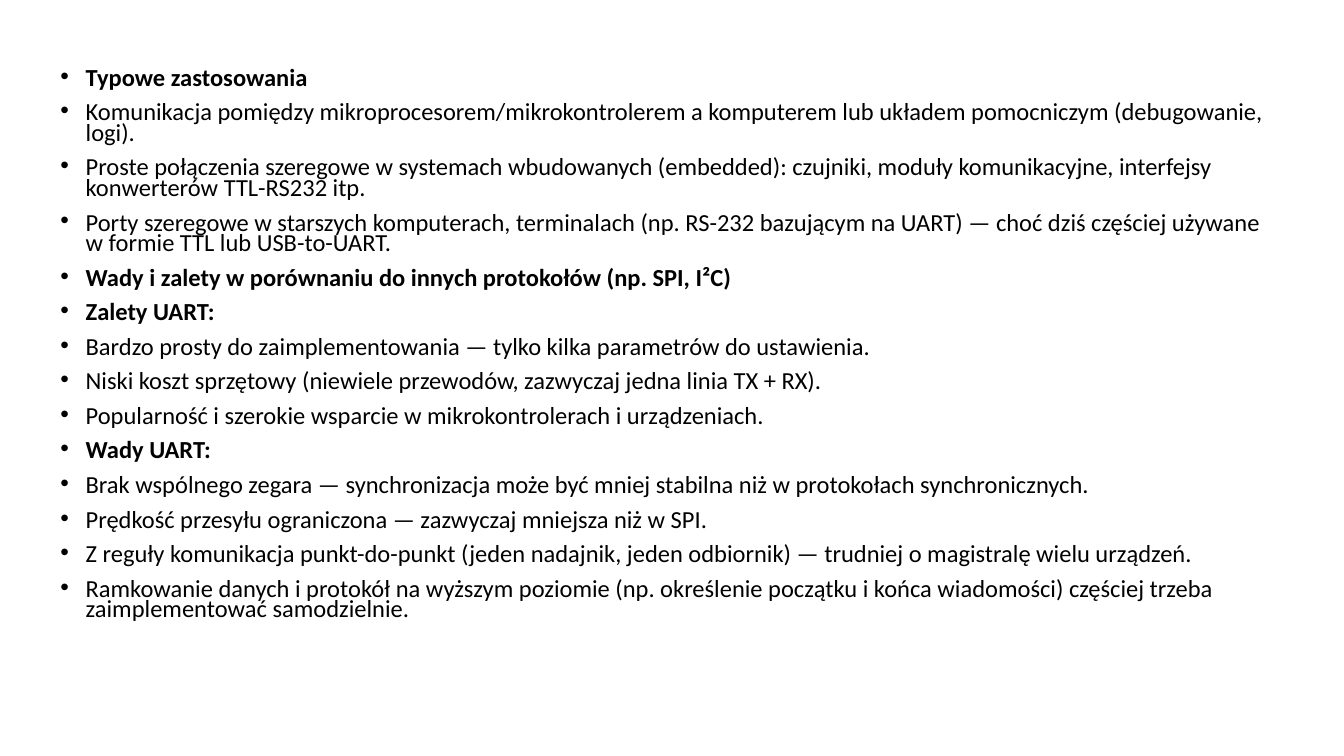
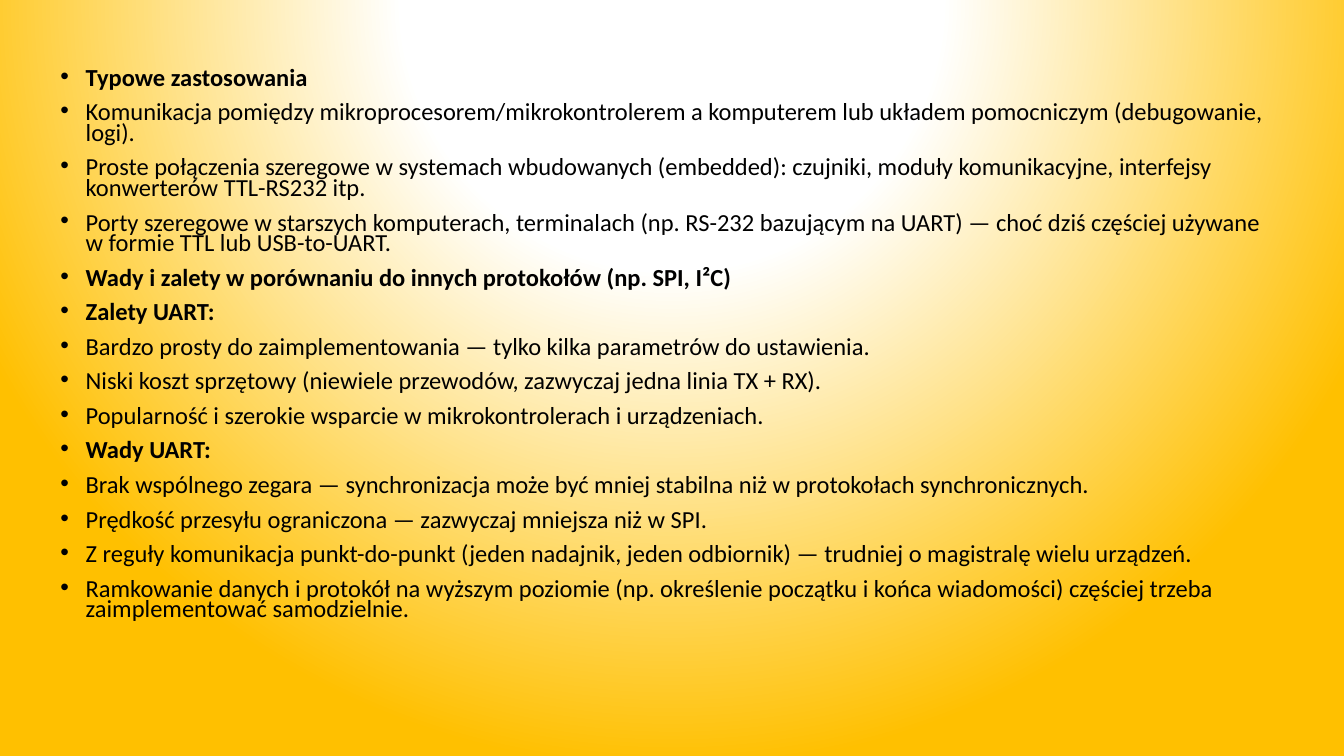
Before and after one commit to engineerwka-creator/Documents, a slide deck: slide 26 of R&D_Automotive/AUTOMOTIVE.pptx (slide 22 before the commit). Drawn at 1344x756 pixels with LibreOffice and Linux fonts; fonts in the diff are those of the drawing. Boxes give left, top, right and bottom in pixels: in the first picture for what was removed or moved away, otherwise in the second. Text is boxed around its words. In the diff, an @@ line names an element or a change of style, - is before the commit and + after.

```diff
--- a/R&D_Automotive/AUTOMOTIVE.pptx
+++ b/R&D_Automotive/AUTOMOTIVE.pptx
@@ background #FFFFFF to gradient #FFFFFF to #FFC000 @@
```
Also in this commit, not shown: 11 other slides changed, 6 slides added, 2 slides removed, 1 other file.
